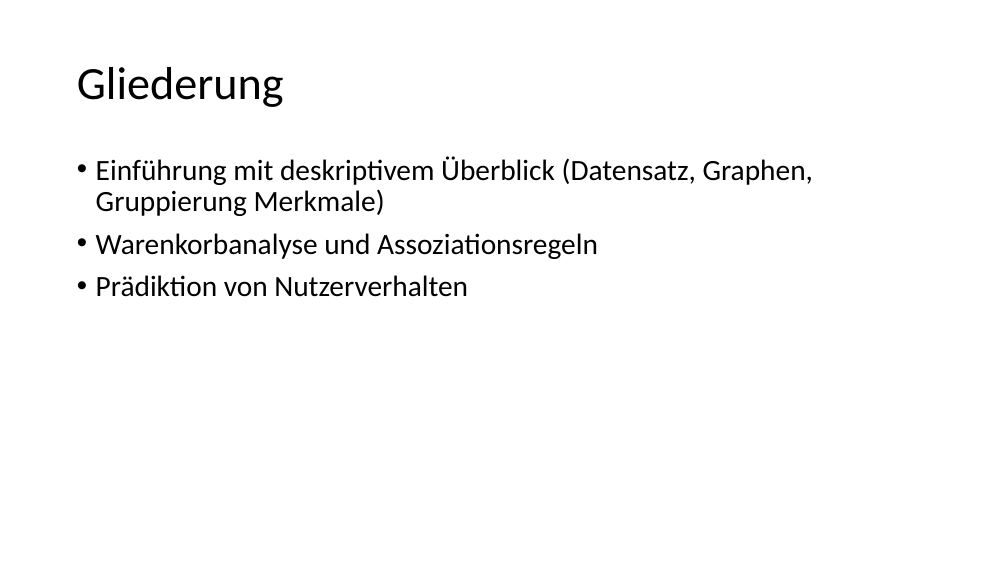
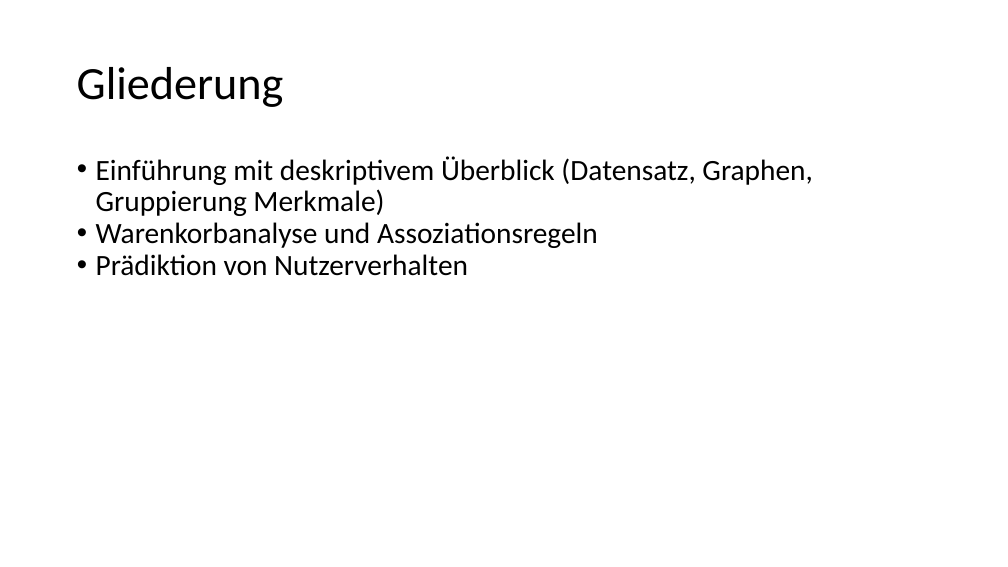
Before and after one commit to ML-KA/ag-dank, a slide deck: slide 2 of DANK Data Challenge.pptx. Drawn at 1008x567 pixels with LibreOffice and Linux fonts; fonts in the diff are those of the drawing. Boxes give left, top, right and bottom in pixels: in the first picture for what was removed or moved away, otherwise in the second. Text is boxed around its words. In the diff, an @@ line names an element or a change of style, - is before the commit and + after.

```diff
--- a/DANK Data Challenge.pptx
+++ b/DANK Data Challenge.pptx
@@ text "Einführung mit deskriptivem Überblick (Datensatz, ..." at box(96, 156, 812, 276): less space between paragraphs @@
```
Also in this commit, not shown: 6 other slides changed, 11 slides added, 1 other file.
